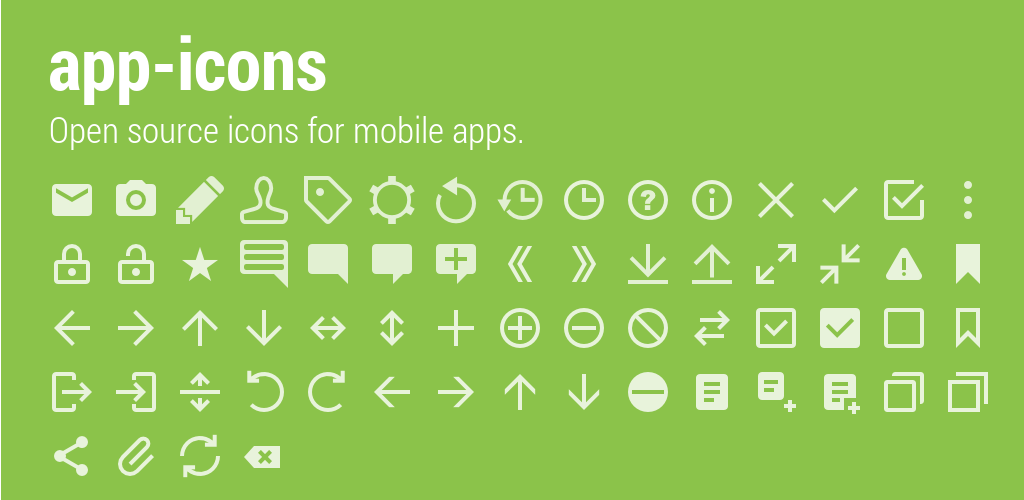
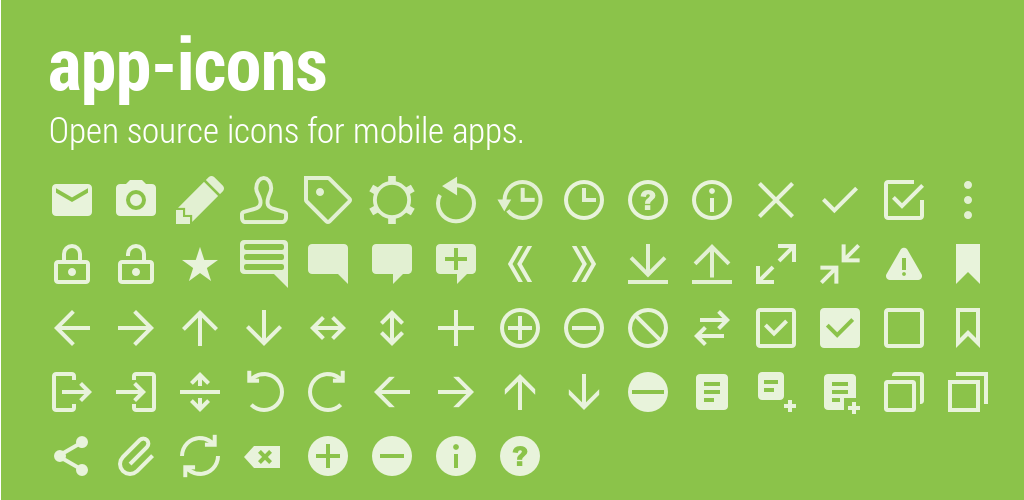
Revision of a layered 1024×500 image; what changed, layer by layer:
added layer "ic_action_plus2.png" in group "icons" over [308, 436, 348, 476]
added layer "ic_action_minus2.png" in group "icons" over [372, 436, 412, 476]
added layer "ic_action_info2.png" in group "icons" over [436, 436, 476, 476]
added layer "ic_action_help2.png" in group "icons" over [500, 436, 540, 476]
